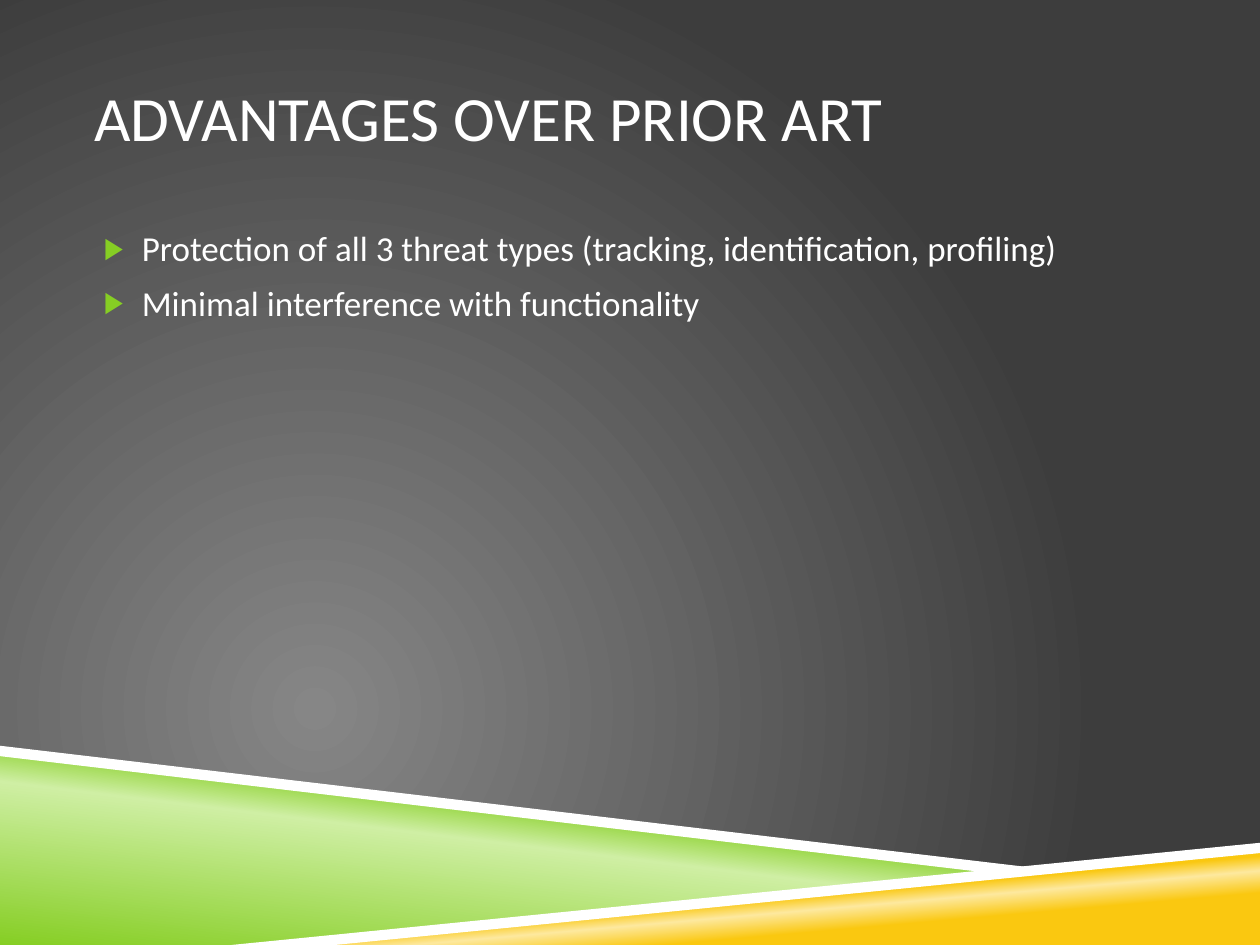
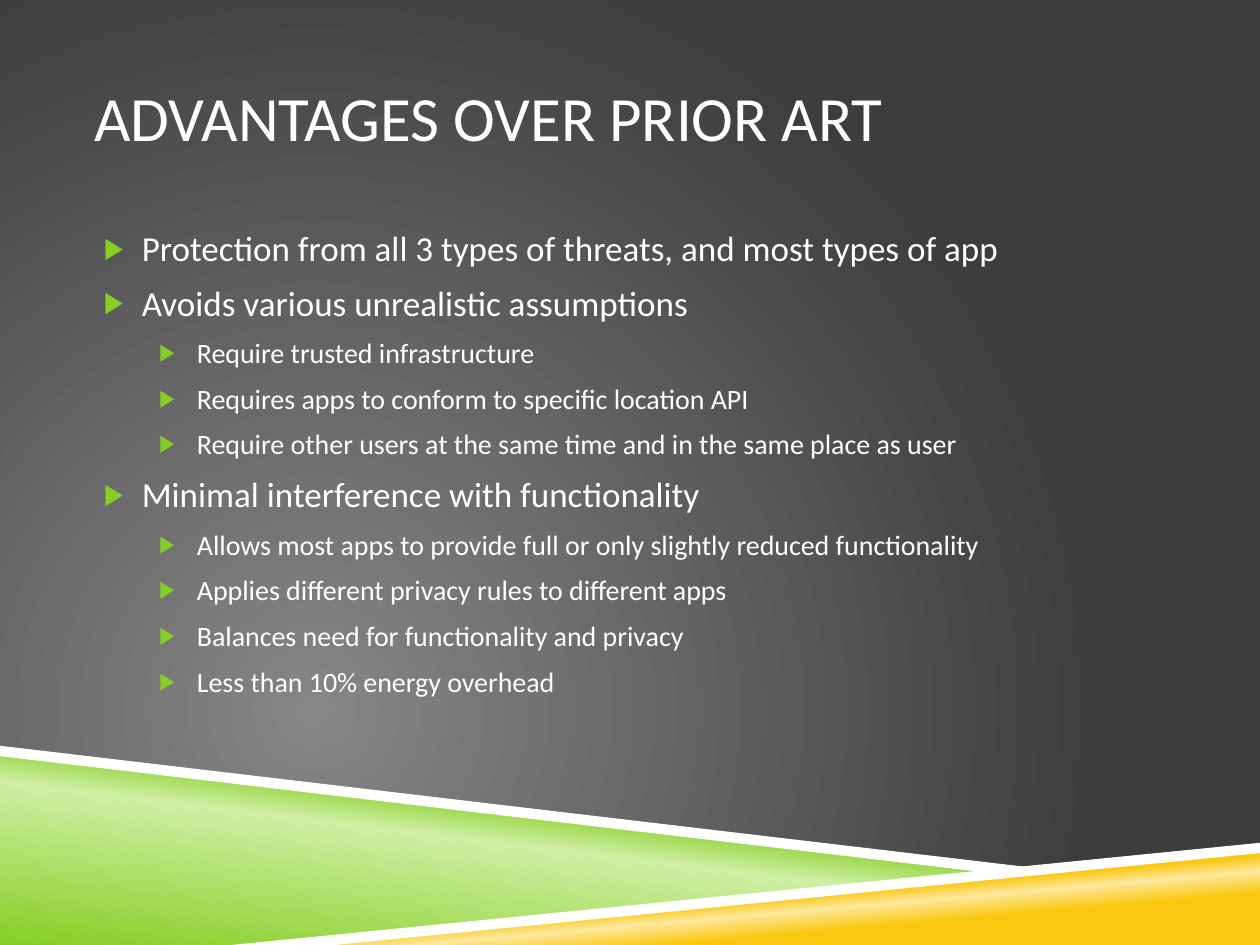
Before and after one commit to vfasburg/cse_825, a slide deck: slide 6 of PaperPresentation/Paper_Presentation_Fasburg_Reiff_Thomas.pptx. Drawn at 1260x945 pixels with LibreOffice and Linux fonts; fonts in the diff are those of the drawing; background and template pictures are left out. Boxes give left, top, right and bottom in pixels: in the first picture for what was removed or moved away, otherwise in the second. Text is boxed around its words. In the diff, an @@ line names an element or a change of style, - is before the commit and + after.

Commit message:
added advantage over prior art

```diff
--- a/PaperPresentation/Paper_Presentation_Fasburg_Reiff_Thomas.pptx
+++ b/PaperPresentation/Paper_Presentation_Fasburg_Reiff_Thomas.pptx
@@ text at <box>142,236,998,459</box>: text changed; size 20 to 16 pt @@
-▶ Protection of all 3 threat types (tracking, identification, profiling)
+▶ Protection from all 3 types of threats, and most types of app
+▶ Avoids various unrealistic assumptions
+  ▶ Require trusted infrastructure
+  ▶ Requires apps to conform to specific location API
+  ▶ Require other users at the same time and in the same place as user
@@ text at <box>197,535,979,697</box>: paragraphs added @@
+  ▶ Allows most apps to provide full or only slightly reduced functionality
+  ▶ Applies different privacy rules to different apps
+  ▶ Balances need for functionality and privacy
+  ▶ Less than 10% energy overhead
```
Also in this commit, not shown: 1 other slide changed.
